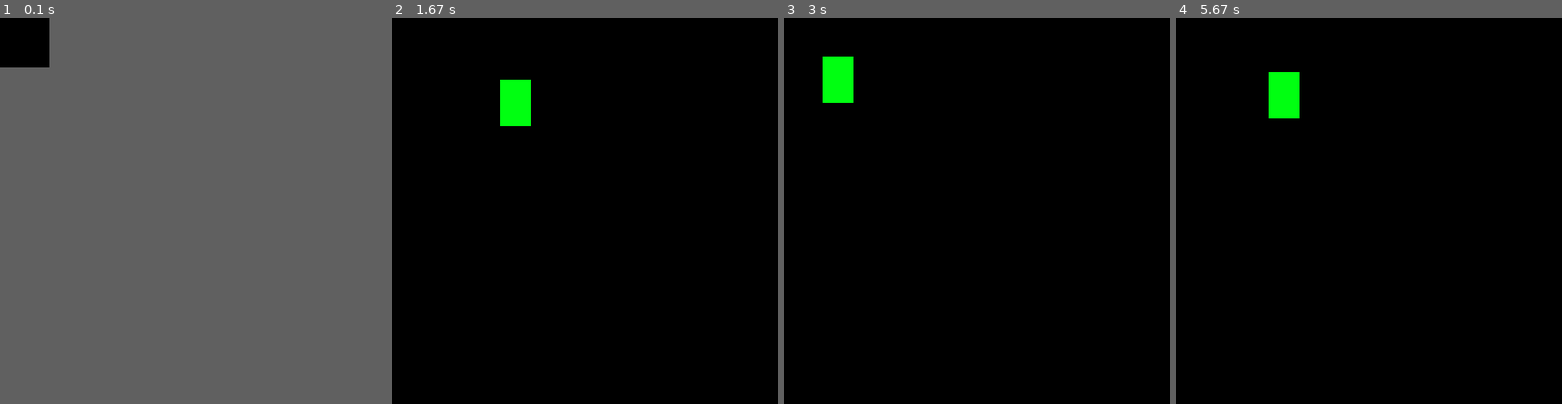
Above: before the commit, frames 1-4 (left to right).
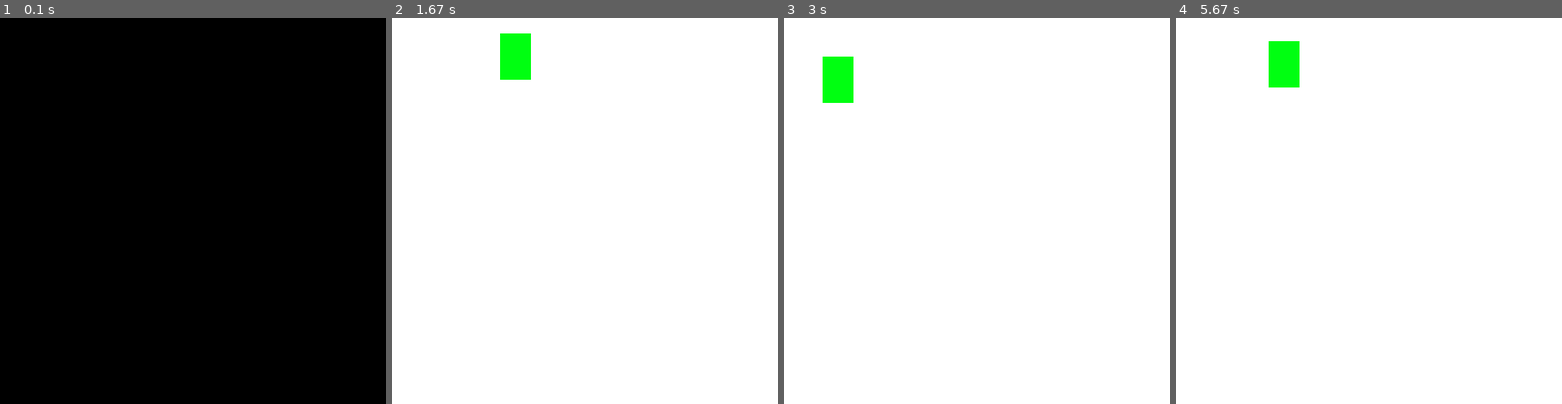
Above: after the commit, the same moments.

Repository: jacobsny/Semester_Project
Game: pygame game, started from src/jacobsabitch/readthetitle.py
The game is run twice, just before and just after one commit, with the same random seed, the same clock (stepped at 60 frames per second) and the same inputs.
Inputs:
- Up to frame 1 (0.1 s): no input
- Up to frame 2 (1.67 s): hold Right 0.33-0.8 s; hold Up 0.83-1.13 s; hold Right 1.17-1.63 s
- Up to frame 3 (3 s): hold Left 1.67-2.2 s; hold Down 2.23-2.53 s; hold Left 2.57-2.97 s
- Up to frame 4 (5.67 s): hold Up 3-3.37 s; hold Right 3.4-4.03 s; hold Down 4.07-4.43 s; hold Left 4.47-4.93 s; hold Right 4.97-5.43 s; hold Up from 5.47 s (still down)
In our replay, in frame 1 the window is 64x64 before the commit and 500x500 after it. These sizes can differ from the game's own. Grey fills any space a smaller window leaves; there, only what the larger window draws over its background counts as a difference.

The runs differ from the first frame. In frame 1, only the window size differs. In frame 2, 100% of the frame differs, in the area x 0-100%, y 0-100%; in frame 3, 99%; in frame 4, 100%.

Commit message:
A SQUARE MOVES LETS GOOOOOOOOOOOOOOOOOOOOOO gotta udate psyco so it works though

Diff:
--- a/src/jacobsabitch/readthetitle.py
+++ b/src/jacobsabitch/readthetitle.py
@@ -1,8 +1,12 @@
 import pygame
+import psyco
+psyco.full()
 pygame.init()
 
 def game(xaxis, yaxis):
     kill = True
+    screen = pygame.display.set_mode((500, 500)) #update for ratio aspects in the future#
+    screen.fill([255, 255, 255])
     x = 50
     y = 50
     once = 0
@@ -13,20 +17,18 @@
             if run.type == pygame.QUIT:
                 pygame.quit()
                 kill = False
-        l = window(xaxis, yaxis, later)
+        l = window(xaxis, yaxis, later, screen)
         later = l
-        once = once + 1
-        print(l)
 
 
-def window(xaxis, yaxis, later):
-    screen = pygame.display.set_mode((500, 500)) #update for ratio aspects in the future#
-    #screen.fill([255, 255, 255]) White color#
+
+def window(xaxis, yaxis, later, screen):
     pygame.display.set_caption("tester")
     x = later[0]
     y = later[1]
     vel = 10
     updatelater = playerprofile(x, y, vel)
+    screen.fill([255, 255, 255])
     pygame.draw.rect(screen, (0, 255, 17), (updatelater[0], updatelater[1], updatelater[2], updatelater[3]))
     dirt = (updatelater[0], updatelater[1])
     pygame.display.update()
@@ -42,9 +44,9 @@
     if move[pygame.K_RIGHT]:
         x = x + vel
     if move[pygame.K_UP]:
+        y = y - vel
+    if move[pygame.K_DOWN]:
         y = y + vel
-    if move[pygame.K_DOWN]:
-        y = y - vel
     return [x, y, width, height, vel] #gunna need to include char names#
 
 
--- /dev/null
+++ b/src/jacobsabitch/storage.txt
@@ -0,0 +1,106 @@
+import pygame
+pygame.init()
+
+def game(xaxis, yaxis):
+    kill = True
+    x = 50
+    y = 50
+    once = 0
+    later = [x, y] #until i figure out how to have a val update in a function
+    while kill:
+        pygame.time.delay(100)
+        for run in pygame.event.get():
+            if run.type == pygame.QUIT:
+                pygame.quit()
+                kill = False
+        l = window(xaxis, yaxis, later)
+        later = l
+        once = once + 1
+        print(l)
+
+
+def window(xaxis, yaxis, later):
+    screen = pygame.display.set_mode((500, 500)) #update for ratio aspects in the future#
+    screen.fill([255, 255, 255]) White color
+    pygame.display.set_caption("tester")
+    x = later[0]
+    y = later[1]
+    vel = 10
+    updatelater = playerprofile(x, y, vel)
+    pygame.draw.rect(screen, (0, 255, 17), (updatelater[0], updatelater[1], updatelater[2], updatelater[3]))
+    dirt = (updatelater[0], updatelater[1])
+    pygame.display.update()
+    return dirt
+
+
+def playerprofile(x, y, vel): #your going to need to add a name parameter in here which can return a plyer#
+    width = 40
+    height = 60
+    move = pygame.key.get_pressed()
+    if move[pygame.K_LEFT]:
+        x = x - vel
+    if move[pygame.K_RIGHT]:
+        x = x + vel
+    if move[pygame.K_UP]:
+        y = y + vel
+    if move[pygame.K_DOWN]:
+        y = y - vel
+    return [x, y, width, height, vel] #gunna need to include char names#
+
+
+
+if __name__ == '__main__':
+    game(10, 10)
+    pygame.quit()
+
+
+    \\\\\\\\\\\\\\\\\\\\\\\\\\\\
+
+import pygame
+pygame.init()
+
+def game(xaxis, yaxis):
+    screen = pygame.display.set_mode((500, 500)) #update for ratio aspects in the future#
+    screen.fill([255, 255, 255])
+    kill = True
+    x = 50
+    y = 50
+    width = 40
+    height = 60
+    vel = 10
+    later = [x, y] #until i figure out how to have a val update in a function
+    pygame.display.set_caption("tester")
+    while kill:
+        pygame.time.delay(100)
+
+        for run in pygame.event.get():
+            if run.type == pygame.QUIT:
+                pygame.quit()
+                kill = False
+        #updatelater = playerprofile(x, y, vel)#
+        keys = pygame.key.get_pressed()
+        if keys[pygame.K_LEFT]:
+            x = x - vel
+        if keys[pygame.K_RIGHT]:
+            x = x + vel
+        if keys[pygame.K_UP]:
+            y = y - vel
+        if keys[pygame.K_DOWN]:
+            y = y + vel
+        pygame.draw.rect(screen, (0, 255, 17), (x, y, width, height))
+        #dirt = (xnew, ynew)#
+        pygame.display.update()
+
+
+#def window(xaxis, yaxis, later):#
+
+
+
+#def playerprofile(x, y, vel): your going to need to add a name parameter in here which can return a plyer#
+
+
+
+
+if __name__ == '__main__':
+    game(10, 10)
+    pygame.quit()
